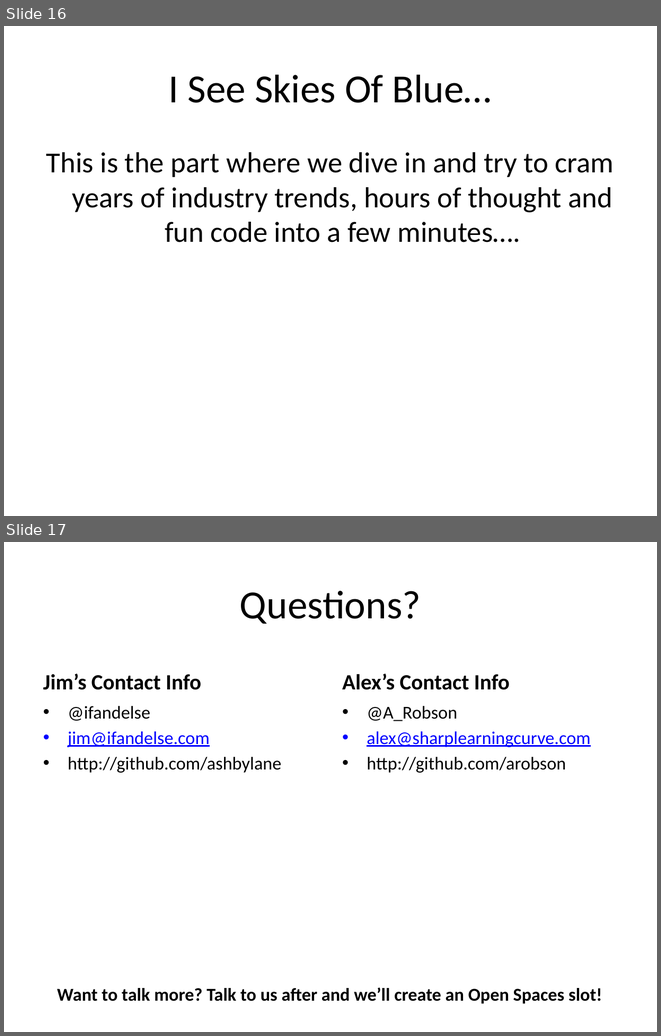
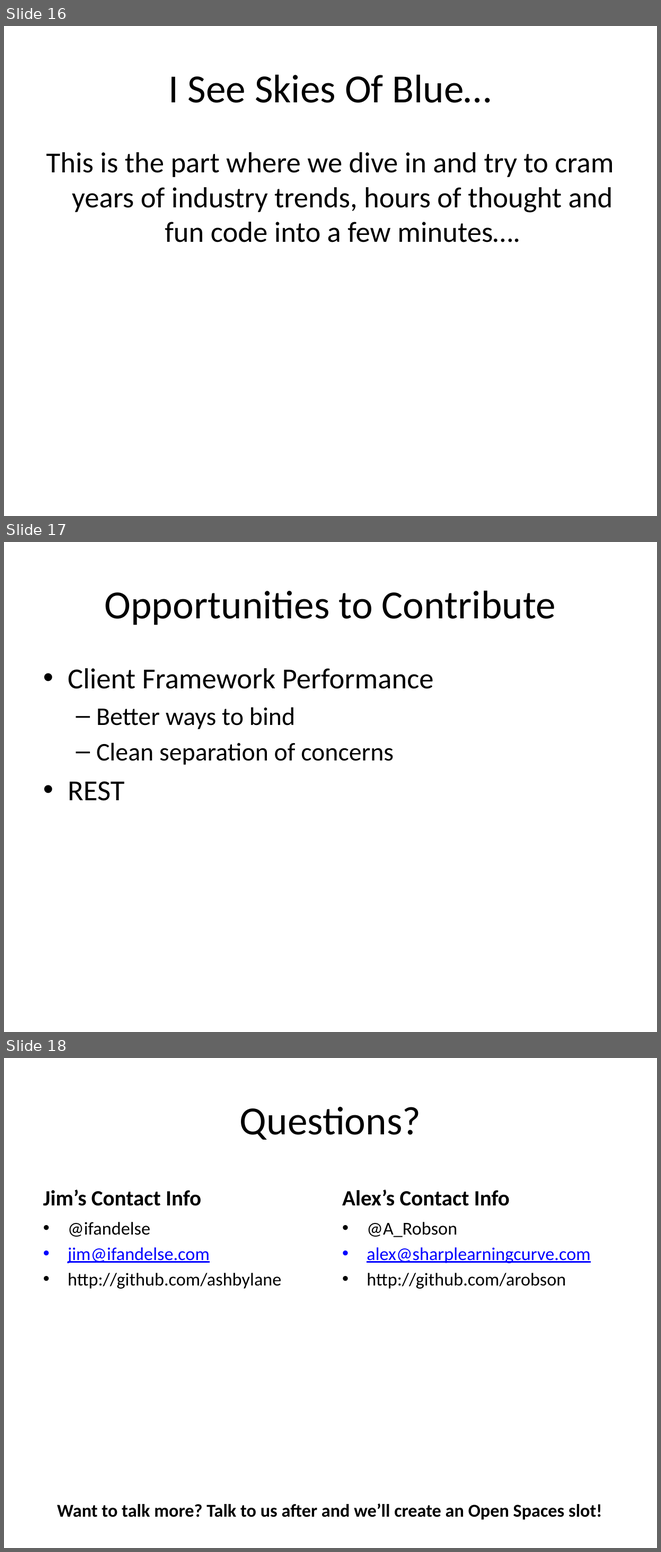
Before and after one commit to vaporworks/Devlink2011-REST-WebClient, a slide deck: PowerPoint/joint_talk_notes.pptx. Shown one above the other, each under a label of ours: slides 16 and 17 before the commit, slides 16, 17 and 18 after it. The pictures are 661x1036 and 661x1552 pixels, drawn with LibreOffice and Linux fonts; fonts in the diff are those of the drawing. Boxes give left, top, right and bottom in pixels: in the first picture for what was removed or moved away, otherwise in the second. Text is boxed around its words. In the diff, an @@ line names an element or a change of style, - is before the commit and + after.

Commit message:
ppt updates

```diff
--- a/PowerPoint/joint_talk_notes.pptx
+++ b/PowerPoint/joint_talk_notes.pptx
@@ slide 17 added at box(4, 542, 657, 1032), background #FFFFFF @@
@@ title added at box(105, 590, 556, 625), 44 pt, text #000000 @@
+Opportunities to Contribute
@@ text added at box(68, 668, 434, 801), 28 pt, text #000000 @@
+• Client Framework Performance
+  – Better ways to bind
+  – Clean separation of concerns
+• REST
@@ what was slide 17 is now slide 18 @@
```
